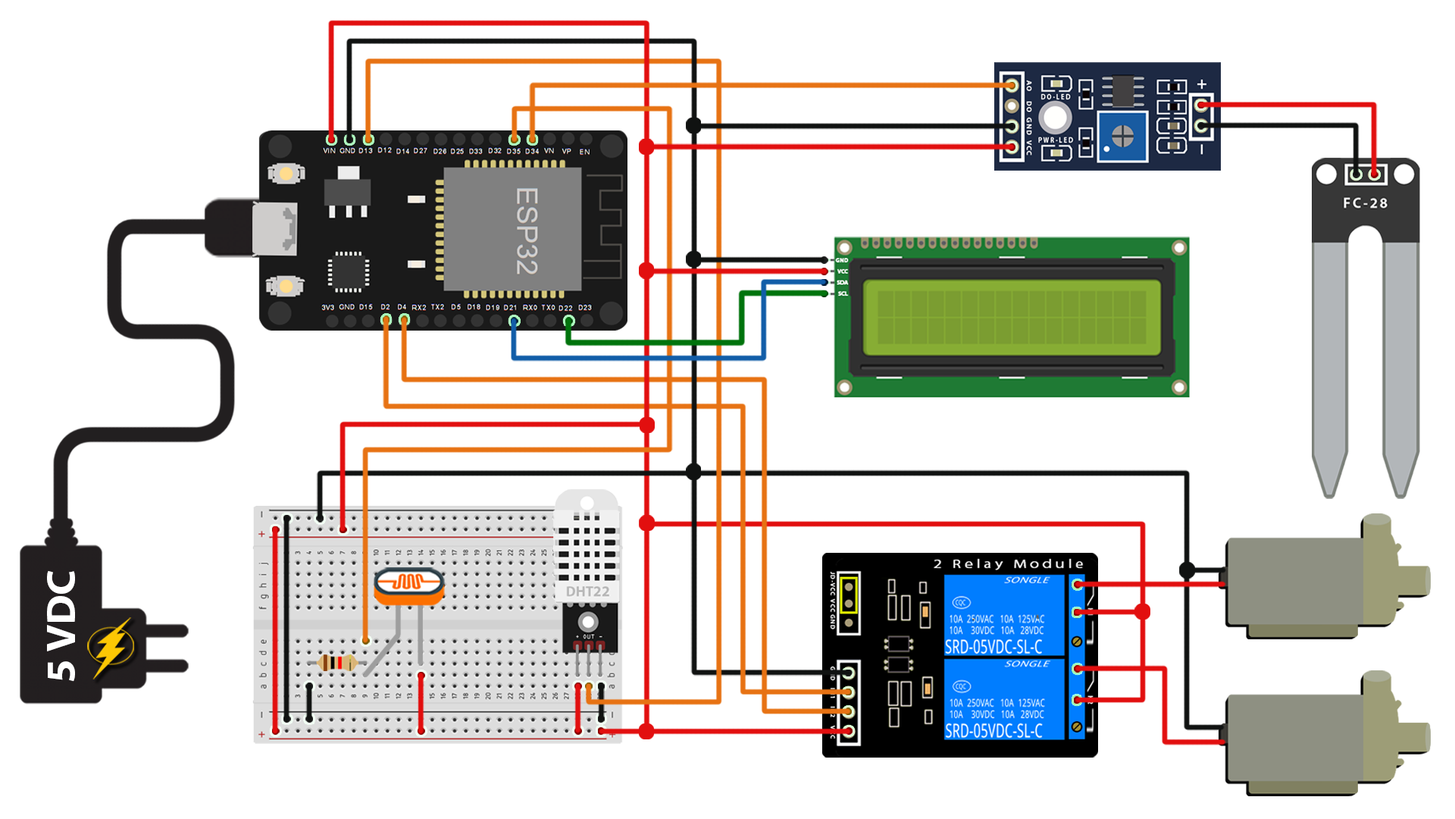
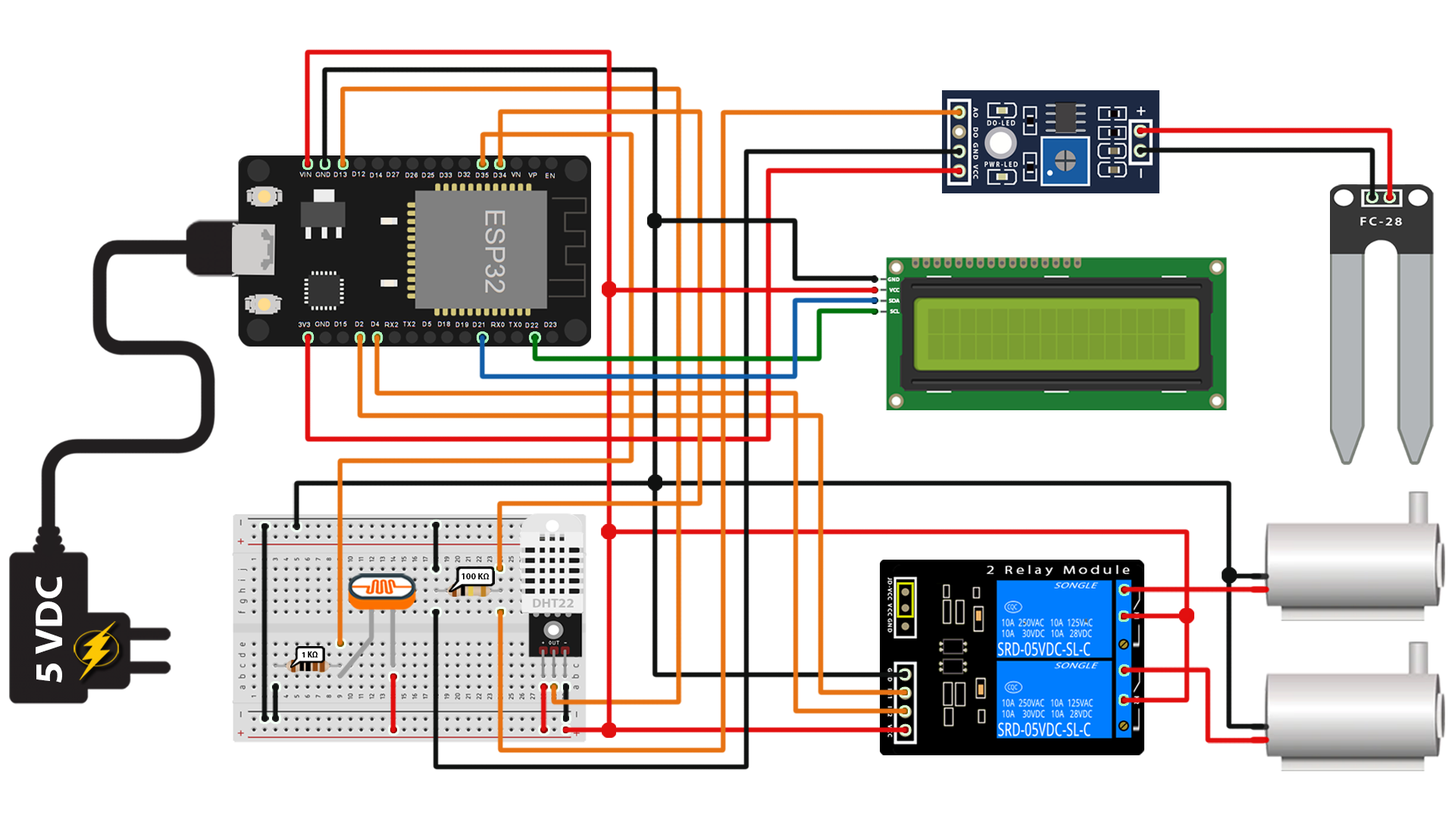
Layered file, before and after one edit (1455x819). Changes by layer:
added layer "AO-1" in group "A0" over left=496, top=107, right=704, bottom=572
renamed "Data" to "AO-2", painted on it over left=496, top=81, right=1016, bottom=754
painted on "VCC" (4th of 9, in "Pictorial Diagram" › "Wiring" › "FC-28" › "VCC") over left=303, top=143, right=1015, bottom=443
painted on "GND" (4th of 14, in "Pictorial Diagram" › "Wiring" › "FC-28" › "GND") over left=432, top=122, right=1015, bottom=573
added layer "GND" (5th of 14, in "Pictorial Diagram" › "Wiring" › "FC-28" › "GND") in group "GND" over left=432, top=147, right=964, bottom=771
painted on "Data" (2nd of 4, in "Pictorial Diagram" › "Wiring" › "LDR" › "Data") over left=337, top=105, right=674, bottom=646
painted on "VIN" (2nd of 2, in "Pictorial Diagram" › "Wiring" › "ESP32" › "VIN") over left=303, top=19, right=651, bottom=733
painted on "GND" (9th of 14, in "Pictorial Diagram" › "Wiring" › "ESP32" › "GND") over left=292, top=37, right=698, bottom=528
painted on "Data" (4th of 4, in "Pictorial Diagram" › "Wiring" › "DHT22" › "Data") over left=340, top=58, right=723, bottom=705
moved "IN1" (1st of 2, in "Pictorial Diagram" › "Wiring" › "Relay") above "IN2" over left=356, top=315, right=909, bottom=696
painted on "IN1" (2nd of 2, in "Pictorial Diagram" › "Wiring" › "Relay" › "IN1") over left=356, top=315, right=909, bottom=696
painted on "IN2" (2nd of 2, in "Pictorial Diagram" › "Wiring" › "Relay" › "IN2") over left=373, top=316, right=909, bottom=715
moved "FC-28 Sensor" above "Breadboard" over left=435, top=62, right=1435, bottom=597
painted on "Breadboard" (2nd of 2, in "Pictorial Diagram" › "Component" › "Breadboard") over left=231, top=505, right=624, bottom=744
painted on "Adaptor" (2nd of 2, in "Pictorial Diagram" › "Component" › "Adaptor") over left=9, top=197, right=280, bottom=705
…and 102 more changes (13 added, 81 painted, 7 removed, 5 renamed, 8 stack)
